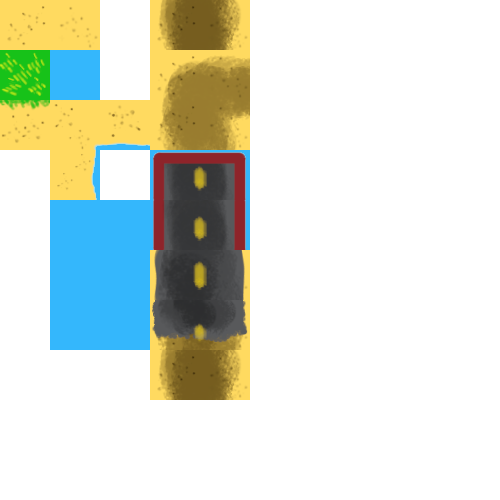
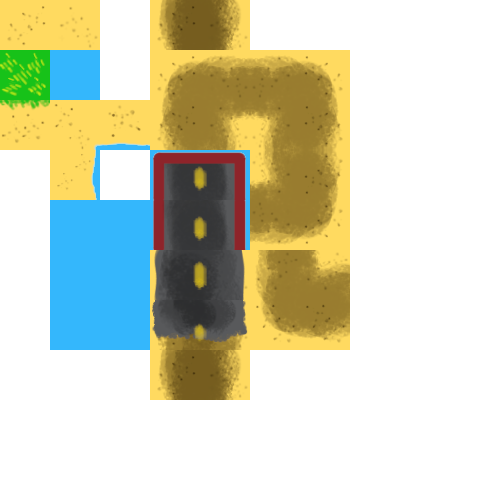
Before/after of a 500 × 500 layered artwork. What changed in the layer stack:
painted on "Background" over [250, 50, 350, 350]
